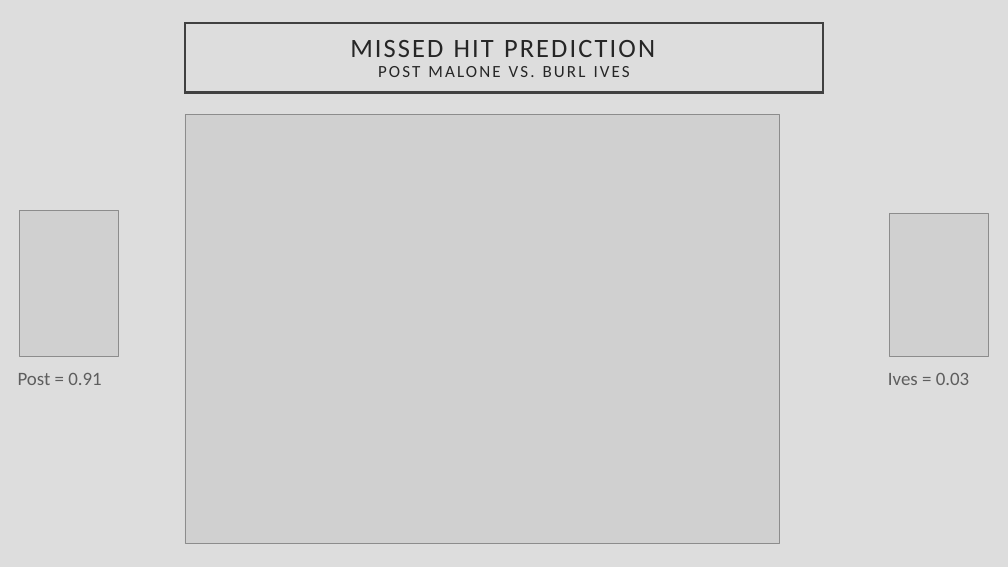
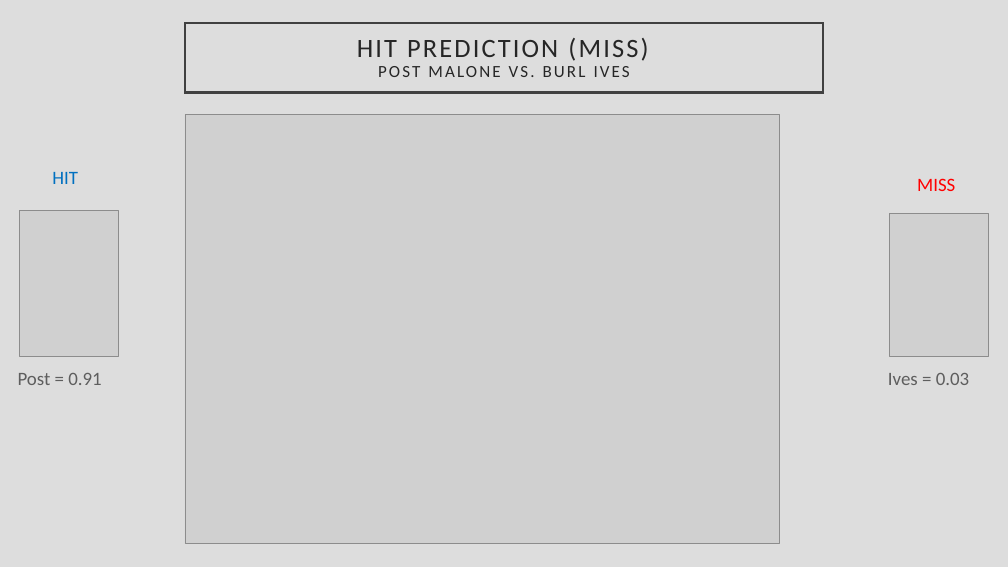
Before and after one commit to chan-chris/Metis_proj3, a slide deck: slide 17 of presentations/bbspot_final.pptx. Drawn at 1008x567 pixels with LibreOffice and Linux fonts; fonts in the diff are those of the drawing; grey boxes stand for pictures. Boxes give left, top, right and bottom in pixels: in the first picture for what was removed or moved away, otherwise in the second. Text is boxed around its words. In the diff, an @@ line names an element or a change of style, - is before the commit and + after.

```diff
--- a/presentations/bbspot_final.pptx
+++ b/presentations/bbspot_final.pptx
@@ title at [357, 38, 648, 77]: text changed @@
-MISSED HIT PREDICTION
-POST MALONE VS. BURL IVES
+HIT PREDICTION (MISS)
+POST MALONE VS. BURL IVES
@@ text added at [52, 172, 78, 184], 18 pt, text #0070C0 @@
+HIT
@@ text added at [917, 178, 955, 191], 18 pt, text #FF0000 @@
+MISS
```
Also in this commit, not shown: 2 other slides changed, 2 other files.
